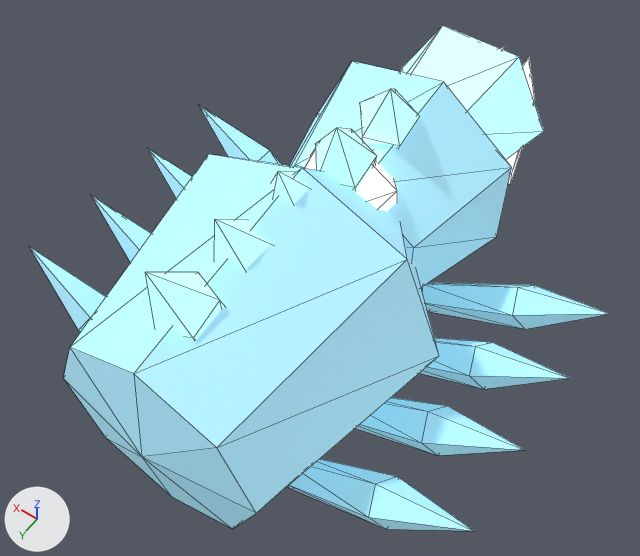
Two versions of the glTF model assets/models/glb/deep-fracture-creature-Burrower-frost.glb, one commit apart.
Before and after are seen from a camera (50 mm lens) standing at (-1.16, 1.54, 3.12) and looking at (0.02, -0.1, 0.54). Every picture has the same lights, and +X, +Y and +Z are marked at lower left. The older version comes first. Mesh edges are drawn as thin lines. Vertices at exactly the same position are counted once.

Names of what the first picture shows: 'armored-abdomen', 'armored-thorax', 'back-plate0', 'back-plate1', 'back-plate2', 'back-plate3', 'back-plate4', 'dig-leg-l0', 'dig-leg-l1', 'dig-leg-l2', 'dig-leg-l3', 'dig-leg-r0', 'dig-leg-r1', 'dig-leg-r2', 'dig-leg-r3', 'drill-head' and 2 more.
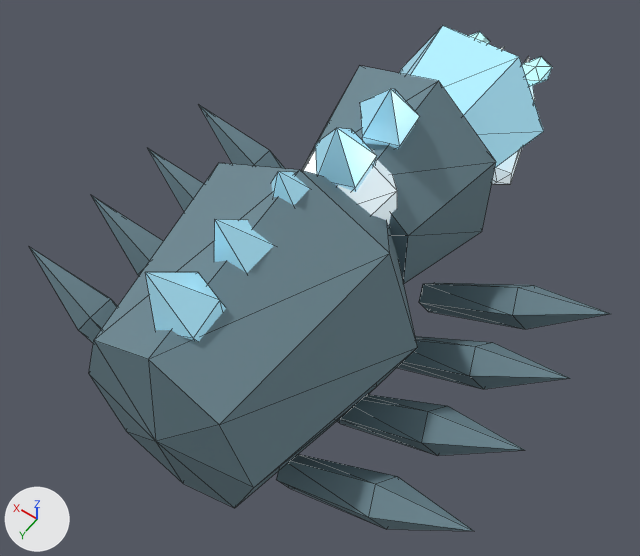
Where the change shows, as pixel boxes (x1, y1, x2, y2) in the pictures (640 x 556 px):
```json
{"object": "armored-abdomen", "change": "recoloured, surface changed, rescaled", "before": [64, 154, 439, 529], "after": [89, 163, 418, 508], "on screen": "cyan to greyish cyan, 12% narrower, 8% shorter"}
{"object": "armored-thorax", "change": "recoloured, surface changed, rescaled", "before": [290, 61, 512, 287], "after": [302, 66, 496, 283], "on screen": "cyan to greyish cyan, 13% narrower"}
{"object": "drill-head", "change": "recoloured", "before": [400, 25, 544, 159], "after": [400, 25, 544, 159]}
{"object": "dig-leg-l0", "change": "recoloured, surface changed", "before": [288, 459, 474, 531], "after": [288, 459, 474, 531], "on screen": "cyan to greyish cyan"}
{"object": "dig-leg-l1", "change": "recoloured, surface changed, shading changed", "before": [355, 398, 524, 456], "after": [355, 398, 524, 456], "on screen": "cyan to greyish cyan"}
{"object": "dig-leg-l3", "change": "recoloured, surface changed", "before": [422, 283, 610, 329], "after": [422, 283, 610, 329], "on screen": "cyan to greyish cyan"}
{"object": "dig-leg-l2", "change": "recoloured, surface changed", "before": [420, 338, 569, 389], "after": [420, 338, 569, 389], "on screen": "cyan to greyish cyan"}
{"object": "back-plate0", "change": "recoloured", "before": [145, 272, 224, 340], "after": [145, 272, 224, 340], "on screen": "darker"}
{"object": "dig-leg-r0", "change": "recoloured, surface changed", "before": [30, 247, 106, 332], "after": [30, 247, 106, 332], "on screen": "cyan to greyish cyan"}
{"object": "back-plate3", "change": "recoloured", "before": [315, 128, 377, 192], "after": [315, 128, 377, 192]}
{"object": "back-plate4", "change": "recoloured", "before": [360, 89, 420, 148], "after": [360, 89, 420, 148]}
{"object": "back-plate1", "change": "recoloured", "before": [214, 219, 271, 270], "after": [214, 219, 271, 270], "on screen": "darker"}
{"object": "dig-leg-r1", "change": "recoloured, surface changed", "before": [91, 195, 151, 263], "after": [91, 195, 151, 263], "on screen": "cyan to greyish cyan"}
{"object": "dig-leg-r3", "change": "recoloured, surface changed", "before": [199, 105, 282, 165], "after": [199, 105, 282, 165], "on screen": "cyan to greyish cyan"}
{"object": "dig-leg-r2", "change": "recoloured, surface changed", "before": [148, 149, 192, 199], "after": [148, 149, 192, 199], "on screen": "cyan to greyish cyan"}
{"object": "back-plate2", "change": "recoloured", "before": [272, 171, 309, 205], "after": [272, 171, 309, 205], "on screen": "darker"}
{"object": "inset-eye--1", "change": "added", "after": [522, 57, 552, 87], "on screen": "cyan"}
{"object": "inset-eye-1", "change": "added", "after": [469, 32, 490, 44], "on screen": "mostly hidden"}
{"part": 3, "of": "me_dig_leg_l1", "change": "shading changed", "before": [388, 398, 445, 411], "after": [367, 394, 445, 411]}
```

The change, as JSON lines over the scene's bpy script:
```json
{"op": "set", "path": "mat_export_source_001.base_color", "old": "(0.42, 0.82, 1.0)", "new": "(0.152, 0.244, 0.285)", "note": "cyan #adeaff -> greyish cyan #6d8791"}
{"op": "remove", "block": "mat_export_source_001", "code": "mat_export_source_001.emission_color = (0.105, 0.205, 0.25)  # cyan #5b7d89"}
{"op": "remove", "block": "mat_export_source_001", "code": "mat_export_source_001.emission_strength = 1.0"}
{"op": "set", "path": "mat_export_source_002.emission_color", "old": "(0.336, 0.656, 0.8)", "new": "(0.0941, 0.184, 0.224)", "note": "cyan #9dd4e7 -> cyan #567782"}
{"op": "add", "block": "mat_inset_elemental_eyes", "code": ["mat_inset_elemental_eyes = principled_material('inset-elemental-eyes')", "mat_inset_elemental_eyes.base_color = (0.5, 0.85, 0.9)  # cyan #bcedf3", "mat_inset_elemental_eyes.emission_color = (0.113, 0.292, 0.36)  # cyan #5e93a2", "mat_inset_elemental_eyes.emission_strength = 1.0"]}
{"block": "me_armored_abdomen", "where": "# used by ob_armored_abdomen; location = (0.0, 0.142, 0.66)"}
{"op": "remove", "block": "me_armored_abdomen", "code": "me_armored_abdomen.from_pydata(...)  # 18 vertices, 32 faces; spans x -0.55..0.55, y -0.708..0.708, z -0.55..0.55"}
{"op": "add", "block": "me_armored_abdomen", "code": "me_armored_abdomen.from_pydata(...)  # 18 vertices, 32 faces; spans x -0.473..0.473, y -0.644..0.644, z -0.55..0.55"}
{"block": "me_armored_abdomen", "change": "me_armored_abdomen part 1: the whole mesh is scaled about its middle by (0.86, 0.91, 1)"}
{"block": "me_armored_thorax", "where": "# used by ob_armored_thorax; location = (0.022, -0.615, 0.685)"}
{"op": "remove", "block": "me_armored_thorax", "code": "me_armored_thorax.from_pydata(...)  # 16 vertices, 28 faces; spans x -0.428..0.428, y -0.425..0.425, z -0.438..0.438"}
{"op": "add", "block": "me_armored_thorax", "code": "me_armored_thorax.from_pydata(...)  # 16 vertices, 28 faces; spans x -0.368..0.368, y -0.386..0.386, z -0.438..0.438"}
{"block": "me_armored_thorax", "change": "me_armored_thorax part 2: the whole mesh is scaled about its middle by (0.86, 0.91, 1)"}
{"block": "me_dig_leg_l1", "where": "me_dig_leg_l1.from_pydata(...)  # 12 vertices, 20 faces; spans x -0.362..0.362, y -0.086..0.086, z -0.238..0.238"}
{"block": "me_dig_leg_l1", "where": "# used by ob_dig_leg_l1; location = (-0.573, 0.13, 0.382)"}
{"block": "me_dig_leg_l1", "change": "me_dig_leg_l1 part 3: all faces are now shaded flat (1 of 20 changed)"}
{"op": "add", "block": "me_icosphere_001", "code": ["me_icosphere_001 = bpy.data.meshes.new('Icosphere.001')", "me_icosphere_001.from_pydata(...)  # an icosphere of 20 faces spanning x -0.064..0.064, y -0.094..0.094, z -0.027..0.027", "me_icosphere_001.materials.append(mat_inset_elemental_eyes)  # cyan #bcedf3, glowing cyan #5e93a2"]}
{"op": "add", "block": "ob_inset_eye_1", "code": ["ob_inset_eye_1 = bpy.data.objects.new('inset-eye-1', me_icosphere_001)", "ob_inset_eye_1.location = (0.15, -1.442, 0.689)"]}
{"op": "add", "block": "ob_inset_eye__1", "code": ["ob_inset_eye__1 = bpy.data.objects.new('inset-eye--1', me_icosphere_001.copy())", "ob_inset_eye__1.location = (-0.15, -1.442, 0.689)"]}
```
